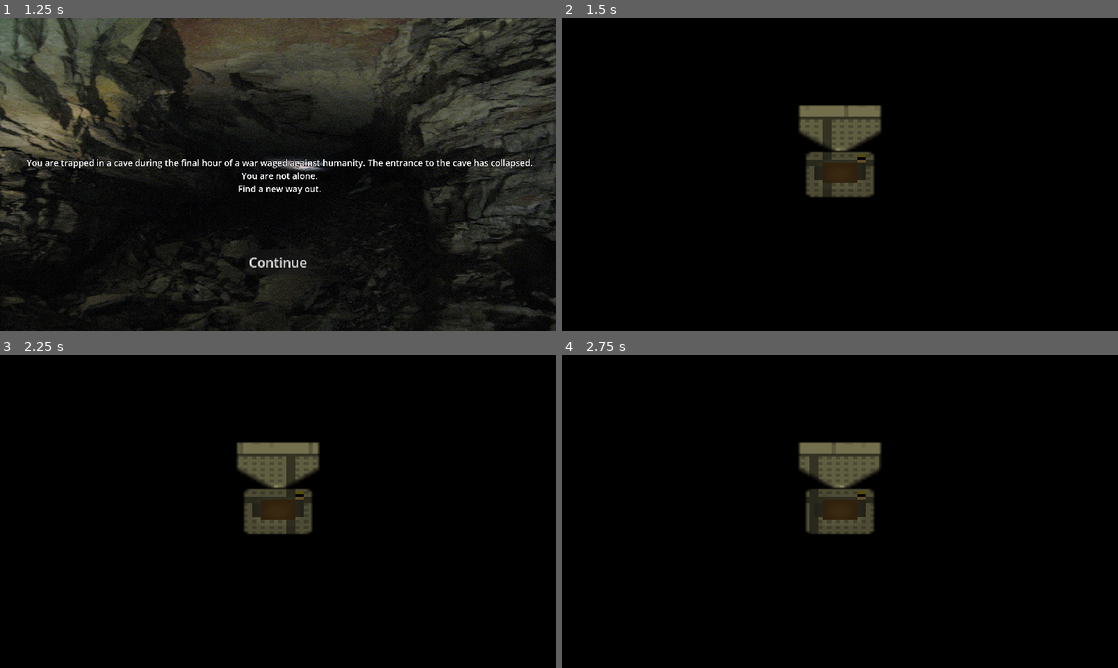
Above: before the commit, frames 1-4 (two rows, left to right).
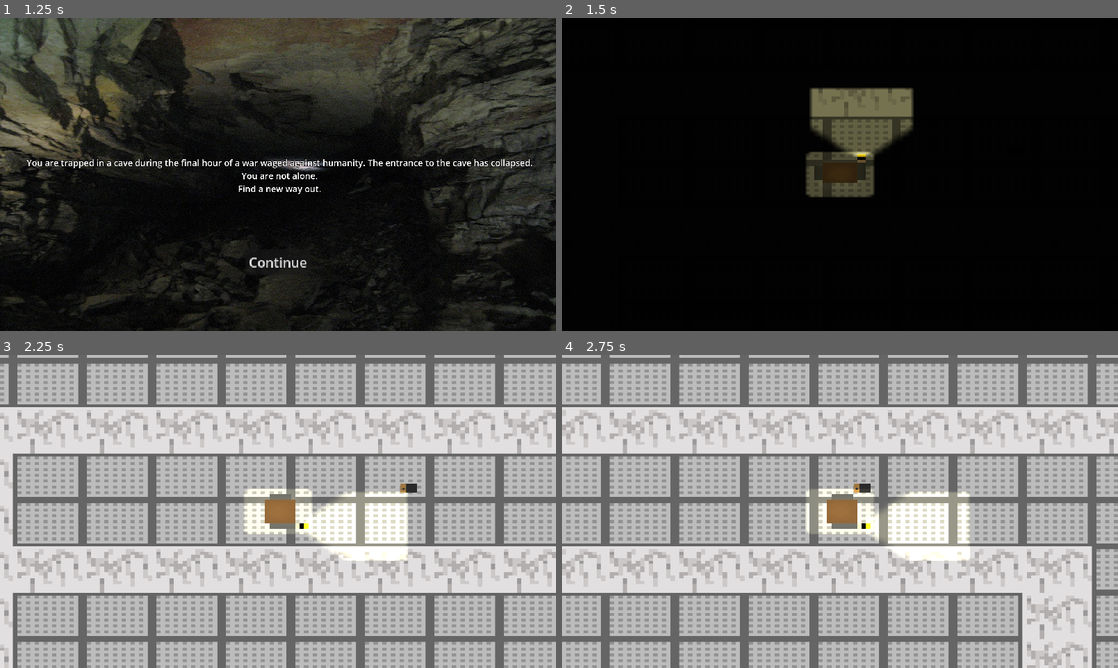
Above: after the commit, the same moments.

Repository: SolidQuote/The-Last-Hour
Game: Godot game, scene res://Scenes/MainMenu.tscn
Two runs of this game, one before a commit and one after it. Both use one fixed random seed, a clock stepped at 60 frames per second and the inputs below.
Inputs:
- Up to frame 1 (1.25 s): click "Play" at 0.5 s
- Up to frame 2 (1.5 s): click "Continue" at 1.25 s
- Up to frame 3 (2.25 s): tap Enter at 2 s; hold D (right) from 2.03 s (still down); tap ` (Dev, bound only after the commit) at 2.1 s
- Up to frame 4 (2.75 s): keep holding D (right)

Frame 1 is identical in both runs. In frame 2, 2.5% of the frame differs, in the area x 42-64%, y 22-45%; in frame 3, 100%, in the area x 0-100%, y 0-100%; in frame 4, 100%.

Commit message:
Alpha version 0.02
I added "Animations" and made the light from the flashlight a little better. I added a battery that you can pick up doesn't do anything yet other then dying. I added a dev button it makes the map bright that's it for now.

Diff:
--- /dev/null
+++ b/Scenes/battery.tscn
@@ -0,0 +1,19 @@
+[gd_scene format=3 uid="uid://taatlvjvwe3q"]
+
+[ext_resource type="Script" uid="uid://dtesuflogbmr2" path="res://Script/Script Inflation/battery.gd" id="1_23u8t"]
+[ext_resource type="Texture2D" uid="uid://twggdodsl6ul" path="res://Images/Obj/Goon/Batery.png" id="1_mjabg"]
+
+[sub_resource type="RectangleShape2D" id="RectangleShape2D_bhunq"]
+size = Vector2(18, 14)
+
+[node name="Battery" type="Area2D" unique_id=1807093380]
+scale = Vector2(0.25, 0.25)
+script = ExtResource("1_23u8t")
+
+[node name="Sprite2D" type="Sprite2D" parent="." unique_id=1894732405]
+texture = ExtResource("1_mjabg")
+
+[node name="CollisionShape2D" type="CollisionShape2D" parent="." unique_id=991744324]
+shape = SubResource("RectangleShape2D_bhunq")
+
+[connection signal="body_entered" from="." to="." method="_on_body_entered"]
--- a/Scenes/level.tscn
+++ b/Scenes/level.tscn
@@ -1,8 +1,10 @@
 [gd_scene format=4 uid="uid://2odpqu65iot5"]
 
+[ext_resource type="Script" uid="uid://dymdvouf1p5lf" path="res://Script/Script Inflation/level.gd" id="1_81xng"]
 [ext_resource type="Texture2D" uid="uid://c6spf6346m45" path="res://Images/Obj/Wall/Bunker/Bunker_Wall-1.png" id="1_k5f4k"]
 [ext_resource type="PackedScene" uid="uid://cyow3yjq0na4s" path="res://Scenes/player.tscn" id="2_6phgx"]
 [ext_resource type="Texture2D" uid="uid://bdxsobw2sdfu0" path="res://Images/Obj/Floor/Bunker/BunkerFloor.png" id="2_81xng"]
+[ext_resource type="PackedScene" uid="uid://taatlvjvwe3q" path="res://Scenes/battery.tscn" id="5_wqkje"]
 
 [sub_resource type="TileSetAtlasSource" id="TileSetAtlasSource_81xng"]
 texture = ExtResource("2_81xng")
@@ -21,6 +23,7 @@
 sources/0 = SubResource("TileSetAtlasSource_6phgx")
 
 [node name="Level" type="Node2D" unique_id=1386698794]
+script = ExtResource("1_81xng")
 
 [node name="WF" type="Node2D" parent="." unique_id=815087588]
 
@@ -38,6 +41,15 @@
 tile_map_data = PackedByteArray("AAD//wAAAAAAAAAAAAD//wEAAAAAAAAAAAD//wIAAAAAAAAAAAD//wMAAAAAAAAAAAAAAAMAAAAAAAAAAAABAA …(2784 unchanged characters)…
 tile_set = SubResource("TileSet_bhunq")
 
+[node name="Objects" type="Node2D" parent="." unique_id=1089704592]
+
+[node name="Goonable" type="Node2D" parent="Objects" unique_id=1058421123]
+
+[node name="Battery" parent="Objects/Goonable" unique_id=1807093380 instance=ExtResource("5_wqkje")]
+position = Vector2(75, 0)
+
+[node name="Ungoonable" type="Node2D" parent="Objects" unique_id=2103123593]
+
 [node name="Enitys" type="Node2D" parent="." unique_id=86010944]
 
 [node name="Player" type="Node2D" parent="Enitys" unique_id=1539566175]
@@ -48,4 +60,4 @@
 [node name="Bad" type="Node2D" parent="Enitys" unique_id=1715559221]
 
 [node name="CanvasModulate" type="CanvasModulate" parent="." unique_id=1369919141]
-color = Color(0, 0, 0, 1)
+color = Color(0.011087579, 0.011087578, 0.01108758, 1)
--- a/Scenes/player.tscn
+++ b/Scenes/player.tscn
@@ -8,7 +8,7 @@
 [sub_resource type="RectangleShape2D" id="RectangleShape2D_bhunq"]
 size = Vector2(11, 9)
 
-[node name="player" type="CharacterBody2D" unique_id=38390488]
+[node name="player" type="CharacterBody2D" unique_id=38390488 groups=["player"]]
 script = ExtResource("1_cvnsp")
 
 [node name="Sprite2D" type="Sprite2D" parent="." unique_id=1318822368]
@@ -27,8 +27,8 @@
 texture = ExtResource("3_6t5aa")
 
 [node name="FleshLight" type="PointLight2D" parent="." unique_id=1819684353]
-position = Vector2(0, -16)
-scale = Vector2(1.2, 1)
+position = Vector2(5, -18)
+scale = Vector2(1.5, 1.5)
 color = Color(0.6786473, 0.67480093, 0.6643323, 1)
 energy = 1.5
 texture = ExtResource("4_vgqql")
--- /dev/null
+++ b/Script/Script Inflation/battery.gd
@@ -0,0 +1,12 @@
+extends Area2D
+
+@export var energery_amount = 30
+
+# Called when the node enters the scene tree for the first time.
+func _ready():
+	body_entered.connect(_on_body_entered)
+
+func _on_body_entered(body):
+	if body.is_in_group("player"):
+		print("Player picked up the thingy!")
+		queue_free()
--- /dev/null
+++ b/Script/Script Inflation/level.gd
@@ -0,0 +1,6 @@
+extends Node2D
+@onready var canvas_modulate = $CanvasModulate
+
+func _process(delta):
+	if Input.is_action_just_pressed("Dev"):
+		canvas_modulate.color = Color(1, 1, 1)
--- a/Script/Script Inflation/player.gd
+++ b/Script/Script Inflation/player.gd
@@ -1,6 +1,13 @@
 extends CharacterBody2D
 
 const SPEED = 50.0
+
+@export var max_energery = 100
+@export var current_energery = 100
+@export var balls_draining_rate = 1.0
+
+@onready var fleshlight: PointLight2D = $FleshLight
+@onready var player = $"."
 
 func _physics_process(delta):
 	# Get the input direction and handle the movement/deceleration.
@@ -8,4 +15,7 @@
 	var dir = Input.get_vector("left", "right", "up", "down")
 	velocity = dir * SPEED
 
+	if dir != Vector2.ZERO:
+		player.rotation = dir.angle() + PI / 2
+
 	move_and_slide()
--- a/project.godot
+++ b/project.godot
@@ -21,6 +21,10 @@
 window/size/viewport_height=1080
 window/stretch/mode="viewport"
 window/stretch/aspect="expand"
+
+[global_group]
+
+player="Used for the player to interact with everything"
 
 [input]
 
@@ -49,6 +53,16 @@
 "events": [Object(InputEventKey,"resource_local_to_scene":false,"resource_name":"","device":-1,"window_id":0,"alt_press …(192 unchanged characters)…
 ]
 }
+Escape={
+"deadzone": 0.2,
+"events": [Object(InputEventKey,"resource_local_to_scene":false,"resource_name":"","device":-1,"window_id":0,"alt_pressed":false,"shift_pressed":false,"ctrl_pressed":false,"meta_pressed":false,"pressed":false,"keycode":0,"physical_keycode":4194305,"key_label":0,"unicode":0,"location":0,"echo":false,"script":null)
+]
+}
+Dev={
+"deadzone": 0.2,
+"events": [Object(InputEventKey,"resource_local_to_scene":false,"resource_name":"","device":-1,"window_id":0,"alt_pressed":false,"shift_pressed":false,"ctrl_pressed":false,"meta_pressed":false,"pressed":false,"keycode":0,"physical_keycode":96,"key_label":0,"unicode":96,"location":0,"echo":false,"script":null)
+]
+}
 
 [physics]
 
Binary file added: Images/Obj/Goon/Batery.png
Not shown, added: Images/Obj/Goon/Batery.png.import
Not shown, added: Script/Script Inflation/battery.gd.uid
Not shown, added: Script/Script Inflation/level.gd.uid
